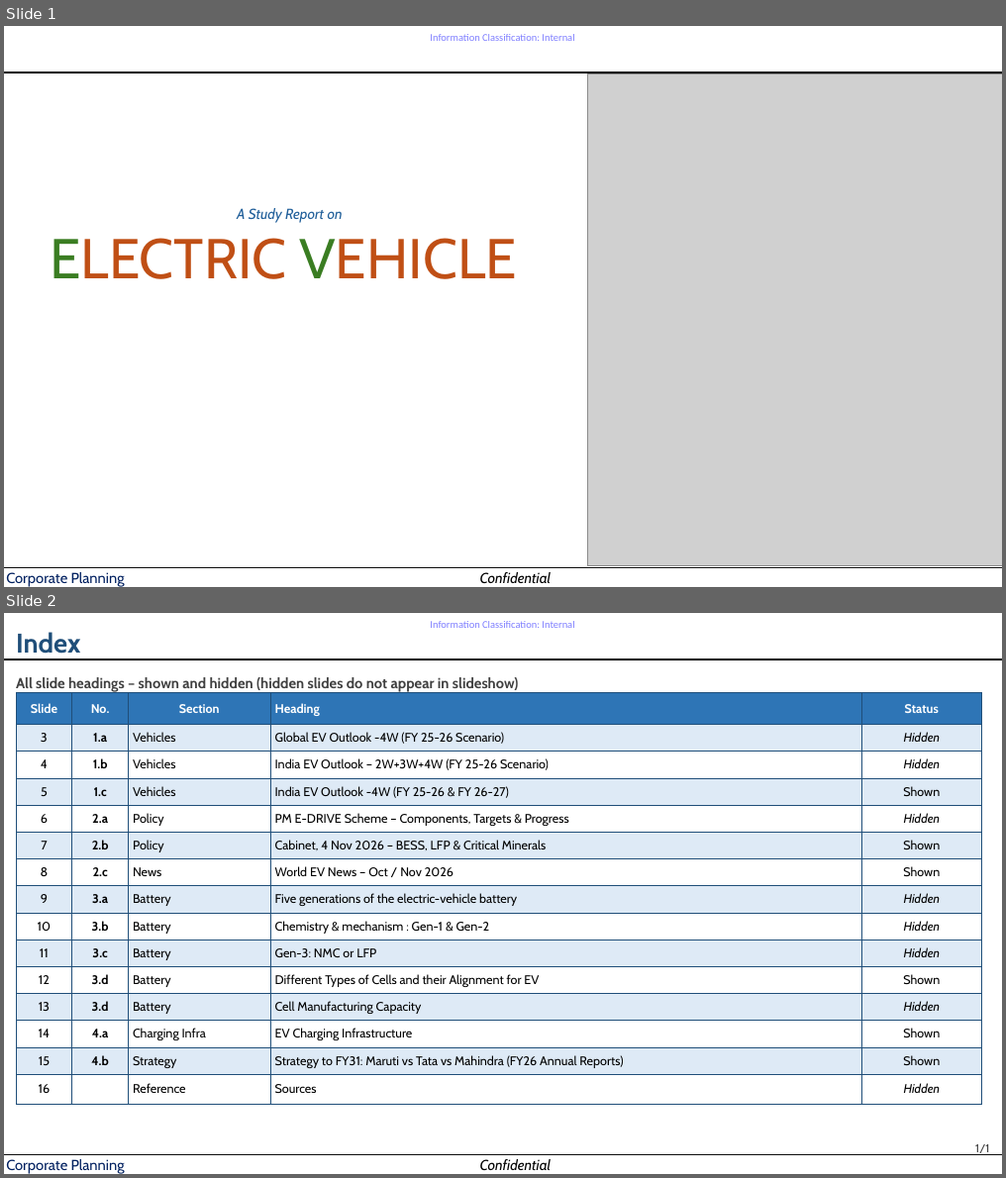
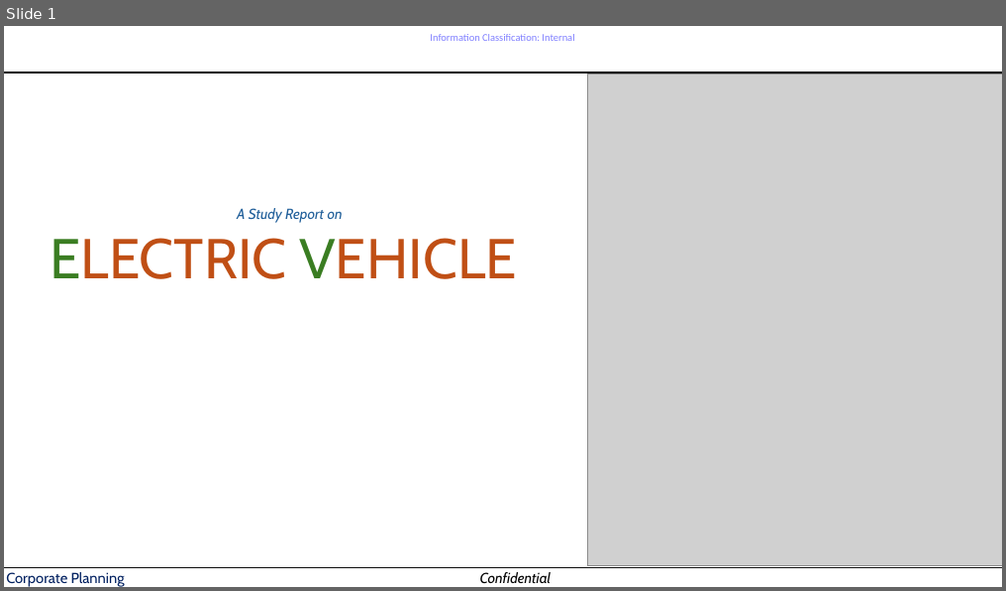
Before and after one commit to Crypto-ashish/bess, a slide deck: EV study 10nov.pptx. Shown one above the other, each under a label of ours: slides 1 and 2 before the commit, slide 1 after it. The pictures are 1006x1178 and 1006x591 pixels, drawn with LibreOffice and Linux fonts; fonts in the diff are those of the drawing; grey boxes stand for pictures. Boxes give left, top, right and bottom in pixels: in the first picture for what was removed or moved away, otherwise in the second. Text is boxed around its words. In the diff, an @@ line names an element or a change of style, - is before the commit and + after.

```diff
--- a/EV study 10nov.pptx
+++ b/EV study 10nov.pptx
@@ slide 2 removed at bbox=[4, 613, 1002, 1174], background #FFFFFF; not listed: 5 template elements that a slide beside it also shows @@
@@ text removed at bbox=[16, 632, 80, 654] @@
-Index
@@ text removed at bbox=[16, 677, 519, 693] @@
-All slide headings – shown and hidden (hidden slides do not appear in slideshow)
@@ table removed at bbox=[16, 693, 982, 1102], 15 rows, 5 columns @@
-Slide | No. | Section | Heading | Status
-3 | 1.a | Vehicles | Global EV Outlook -4W (FY 25-26 Scenario) | Hidden
-4 | 1.b | Vehicles | India EV Outlook – 2W+3W+4W (FY 25-26 Scenario) | Hidden
-5 | 1.c | Vehicles | India EV Outlook -4W (FY 25-26 & FY 26-27) | Shown
-6 | 2.a | Policy | PM E-DRIVE Scheme – Components, Targets & Progress | Hidden
-7 | 2.b | Policy | Cabinet, 4 Nov 2026 – BESS, LFP & Critical Minerals | Shown
-8 | 2.c | News | World EV News – Oct / Nov 2026 | Shown
-9 | 3.a | Battery | Five generations of the electric-vehicle battery | Hidden
-10 | 3.b | Battery | Chemistry & mechanism : Gen-1 & Gen-2 | Hidden
-11 | 3.c | Battery | Gen-3: NMC or LFP | Hidden
-12 | 3.d | Battery | Different Types of Cells and their Alignment for EV | Shown
-13 | 3.d | Battery | Cell Manufacturing Capacity | Hidden
-14 | 4.a | Charging Infra | EV Charging Infrastructure | Shown
-15 | 4.b | Strategy | Strategy to FY31: Maruti vs Tata vs Mahindra (FY26 Annual Reports) | Shown
-16 |  | Reference | Sources | Hidden
@@ text removed at bbox=[975, 1145, 989, 1156] @@
-1/1
```
Also in this commit, not shown: 3 slides changed, 3 slides added, 1 other slide removed.
